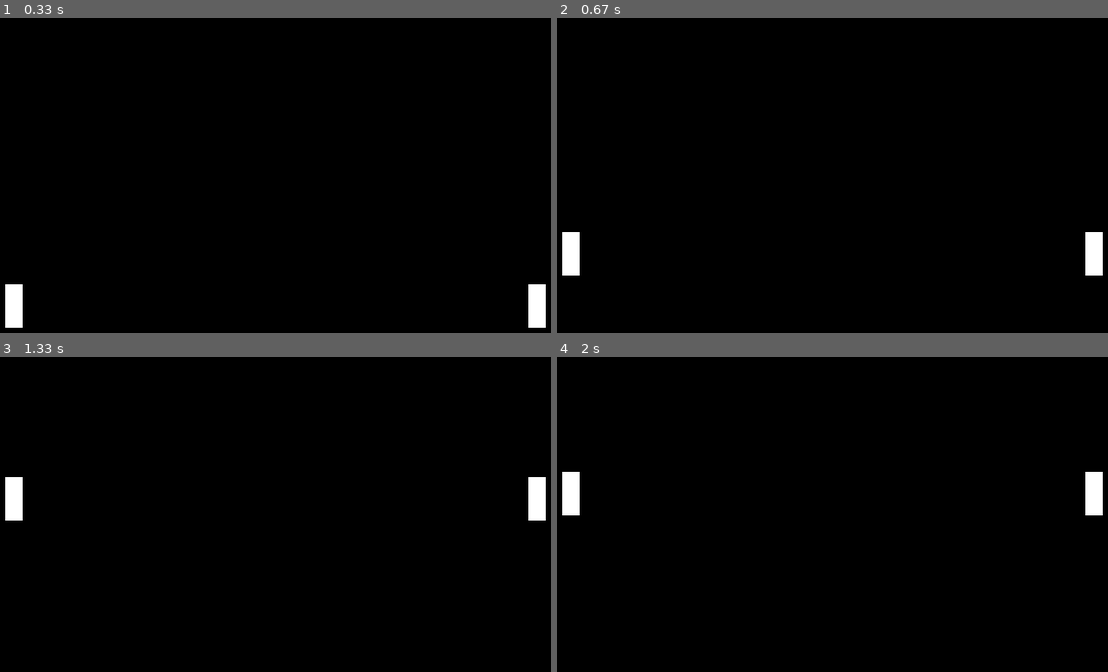
Above: before the commit, frames 1-4 (two rows, left to right).
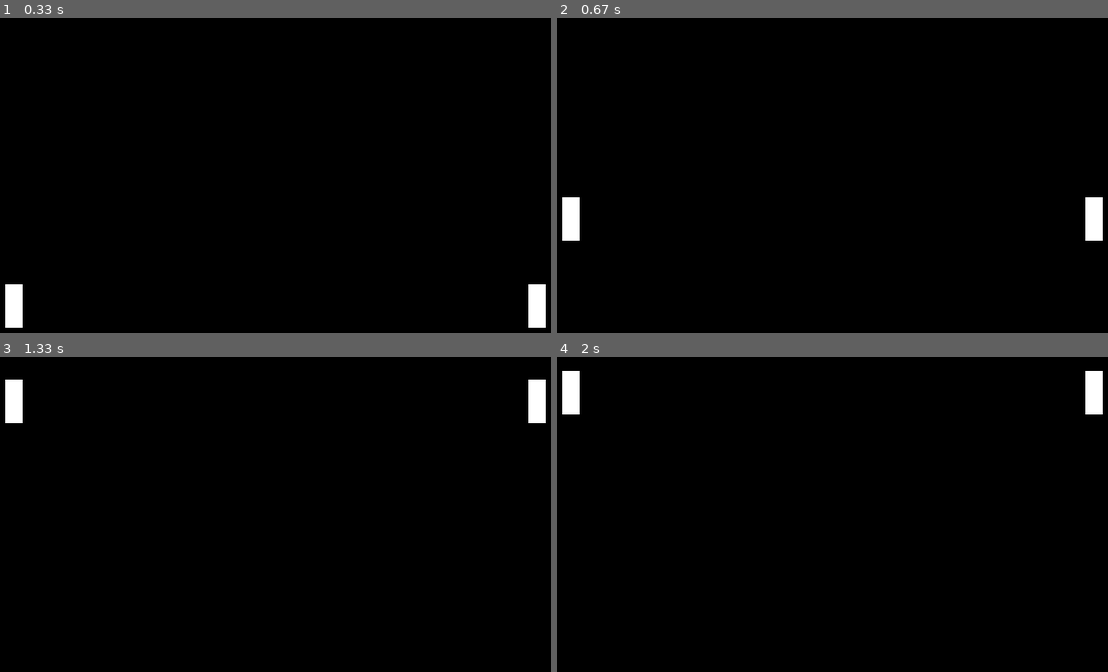
Above: after the commit, the same moments.

Repository: ItBePhill/Pygame-Pong
Game: pygame game, started from Main.py
Same seed, same stepped clock (60 frames per second), same inputs: the game is played once before the commit and once after it.
Inputs:
- Up to frame 1 (0.33 s): no input
- Up to frame 2 (0.67 s): hold W from 0.33 s (still down); hold Up from 0.33 s (still down)
- Up to frame 3 (1.33 s): release W at 0.8 s; release Up at 0.8 s; hold Up 0.83-1.3 s; hold W 0.83-1.3 s
- Up to frame 4 (2 s): hold Down 1.33-1.63 s; hold S 1.33-1.63 s; hold Up from 1.67 s (still down); hold W from 1.67 s (still down)

Frame 1 is identical in both runs. In frame 2, 1.4% of the frame differs, in the area x 0-100%, y 56-82%; in frame 3, 1.7%, in the area x 0-100%, y 7-52%; in frame 4, 1.7%.

Commit message:
need to create bullet class.

Diff:
--- a/Main.py
+++ b/Main.py
@@ -3,6 +3,7 @@
 pg.init()
 #list of lists of surface and coordinate
 obj = []
+delta = 1
 class player(object):
     def __init__(self, x, y, width, height, colour):
         self.x = x
@@ -20,7 +21,7 @@
 window = pg.display.set_mode([800, 600])
 
 def drawScreen(obj):
-    print(obj)
+    # print(obj)
     window.fill([0,0,0])
     for i in obj:
         i.draw(i)
@@ -45,19 +46,19 @@
     for i in pg.event.get():
         if i.type == pg.QUIT:
             running = False
-    keys =  pg.key.get_pressed()
+    keys = pg.key.get_pressed()
     if keys[pg.K_w]:
-        p1.y -= 3
+        p1.y -= 300 * delta
     if keys[pg.K_s]:
-        p1.y += 3
-
+        p1.y += 300 * delta
     if keys[pg.K_UP]:
-        p2.y -= 3
+        p2.y -= 300 * delta
     if keys[pg.K_DOWN]:
-        p2.y += 3
+        p2.y += 300 * delta
 
 
     drawScreen(obj)
-    clock.tick(60)
+    delta = clock.tick(500)/1000
+    print(clock.get_fps())
 
 pg.quit()
